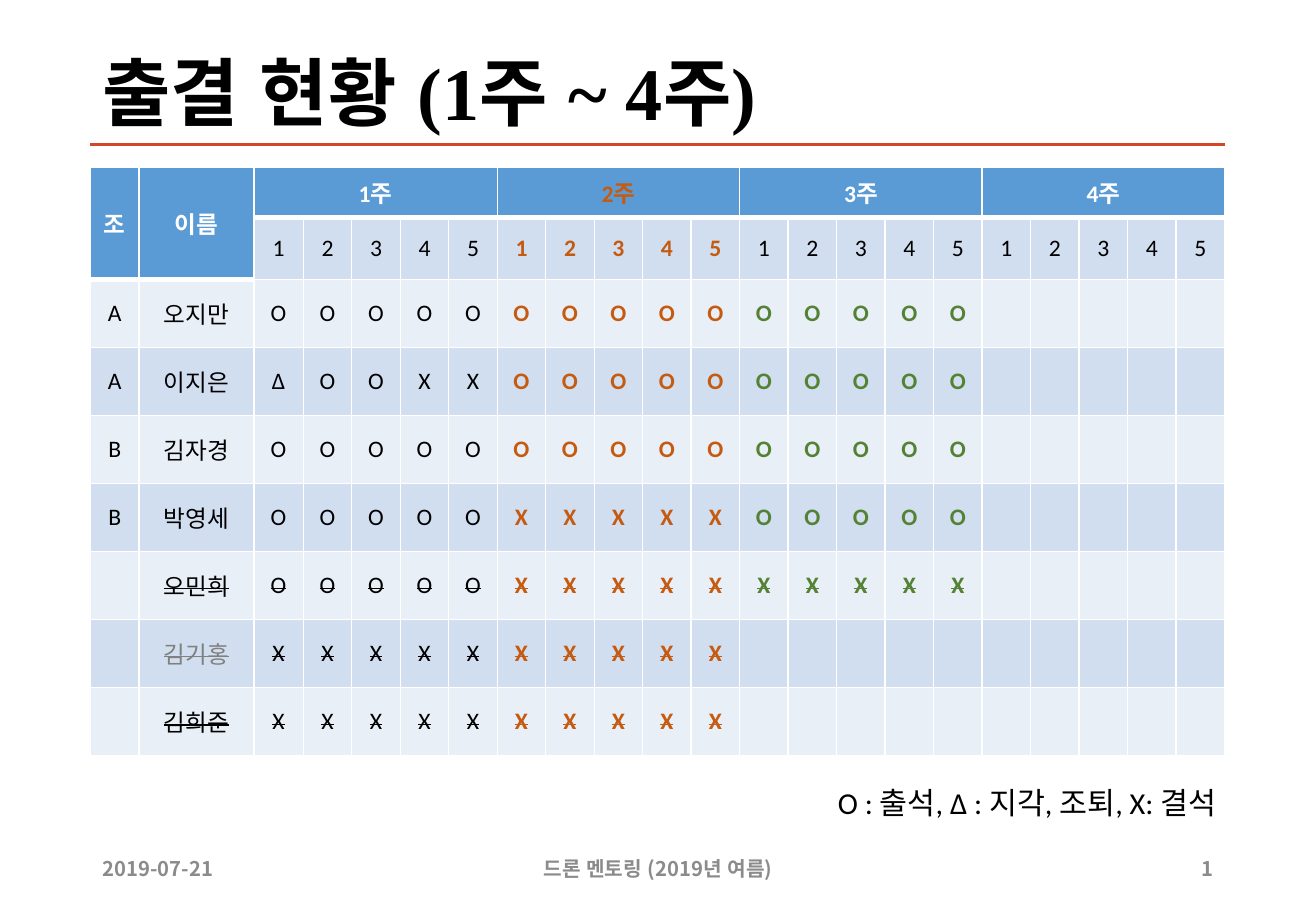
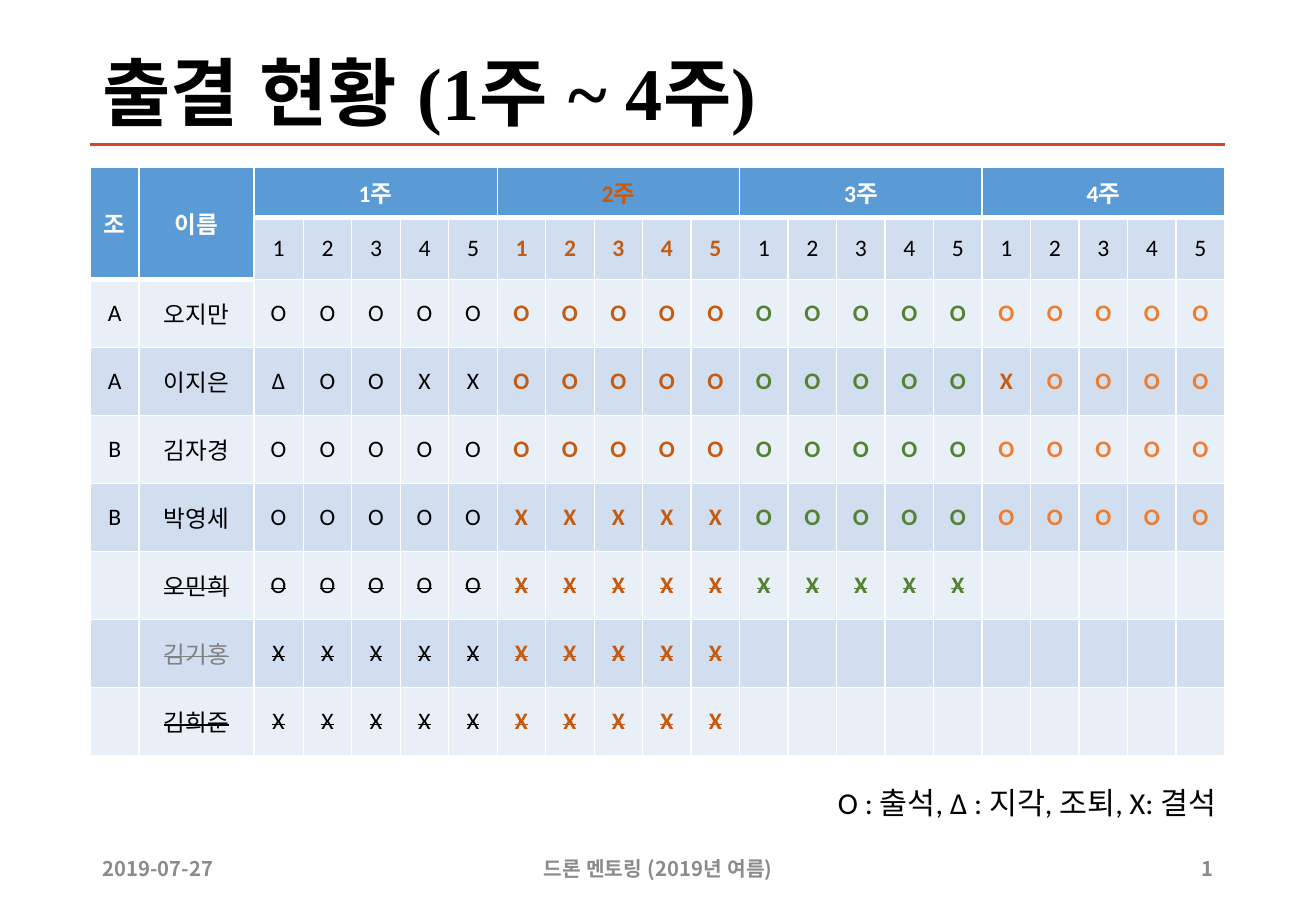
Before and after one commit to sunabove/drone_mentoring, a slide deck: slide 1 of 110 드론 멘토링 출결 현황 V1.1.pptx. Drawn at 1316x911 pixels with LibreOffice and Linux fonts; fonts in the diff are those of the drawing. Boxes give left, top, right and bottom in pixels: in the first picture for what was removed or moved away, otherwise in the second. Text is boxed around its words. In the diff, an @@ line names an element or a change of style, - is before the commit and + after.

```diff
--- a/110 드론 멘토링 출결 현황 V1.1.pptx
+++ b/110 드론 멘토링 출결 현황 V1.1.pptx
@@ table at (x1=90, y1=166, x2=1227, y2=756) @@
-row 3: A | 오지만 | O | O | O | O | O | O | O | O | O | O | O | O | O | O | O |  |  |  |  | 
+row 3: A | 오지만 | O | O | O | O | O | O | O | O | O | O | O | O | O | O | O | O | O | O | O | O
-row 4: A | 이지은 | Δ | O | O | X | X | O | O | O | O | O | O | O | O | O | O |  |  |  |  | 
+row 4: A | 이지은 | Δ | O | O | X | X | O | O | O | O | O | O | O | O | O | O | X | O | O | O | O
-row 5: B | 김자경 | O | O | O | O | O | O | O | O | O | O | O | O | O | O | O |  |  |  |  | 
+row 5: B | 김자경 | O | O | O | O | O | O | O | O | O | O | O | O | O | O | O | O | O | O | O | O
-row 6: B | 박영세 | O | O | O | O | O | X | X | X | X | X | O | O | O | O | O |  |  |  |  | 
+row 6: B | 박영세 | O | O | O | O | O | X | X | X | X | X | O | O | O | O | O | O | O | O | O | O
@@ text at (x1=103, y1=861, x2=213, y2=876): text changed @@
-2019-07-21
+2019-07-27
```
Also in this commit, not shown: 1 other slide changed, 13 other files.
